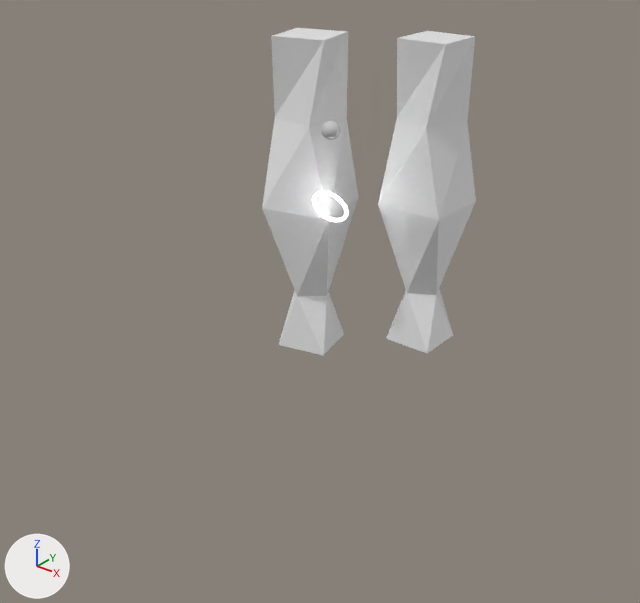
A saved change to the Blender file scene_1.blend.
Camera for both pictures: a 50 mm camera at (56.1, -71.9, 24.3) aimed at (1.0, -3.1, -18.4). The axes (+X, +Y, +Z) are drawn at lower left. The lights are the same throughout. The older version comes first.
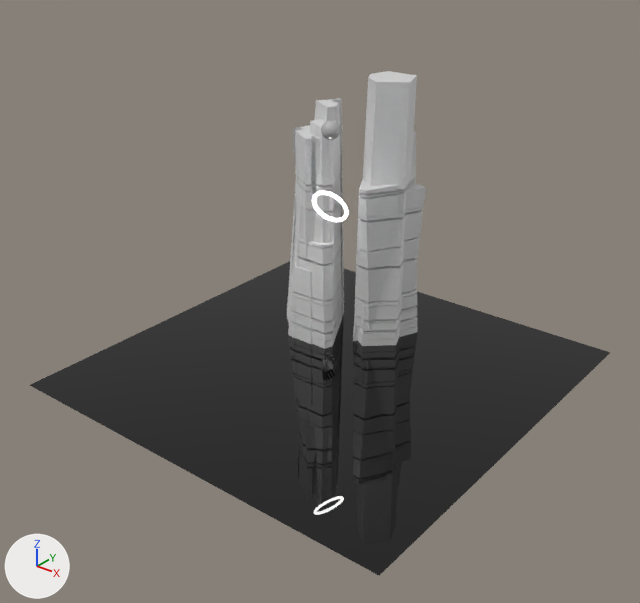
Location of each change, (x1, y1, x2, y2) in pixels of the pictures (640 x 603 px):
'water', added (black): after (30, 261, 610, 575)
'parametric-model', added: after (287, 71, 426, 349)
'Cube.001', deleted: before (378, 31, 476, 353)
'Cube.002', deleted: before (262, 28, 358, 355)
'Hand Retopology', added: after (322, 351, 335, 372)

Edits to the bpy script that builds the scene:
```text
Add mat_glossy_black:
    mat_glossy_black = principled_material('Glossy_black')
    mat_glossy_black.base_color = (0.0759, 0.0759, 0.0759)  # dark grey #4e4e4e
    mat_glossy_black.metallic = 0.3
    mat_glossy_black.roughness = 0.1
    mat_glossy_black.specular_ior_level = 1.0
Add mat_water:
    mat_water = principled_material('water')
    mat_water.base_color = (0.0, 0.0, 0.0)  # black #000000
    mat_water.roughness = 0.0
Add mat_rock:
    mat_rock = principled_material('rock')
    mat_rock.base_color = (0.8, 0.8, 0.8)  # white #e7e7e7
    mat_rock.metallic = 0.873
    mat_rock.roughness = 0.866
Add me_mesh_002:
    me_mesh_002.from_pydata(...)  # 381 vertices, 387 faces; spans x -3.0..3.01, y -2.64..2.65, z -2.05..2.05
    me_mesh_002.materials.append(mat_glossy_black)  # dark grey #4e4e4e
Add me_plane:
    me_plane.from_pydata([(-3.8, -3.8, 0.0), (3.8, -3.8, 0.0), (-3.8, 3.8, 0.0), (3.8, 3.8, 0.0)], [], [(0, 1, 3, 2)])
    me_plane.materials.append(mat_water)  # black #000000
Add me_parametric_model:
    me_parametric_model.from_pydata(...)  # 1674 vertices, 3296 faces; spans x -6.9..6.0, y -9.1..8.9, z 0.0..36.8
    me_parametric_model.materials.append(mat_rock)  # its picture is missing
Remove ob_cube_001:
    ob_cube_001 = bpy.data.objects.new('Cube.001', me_cube_003)
    ob_cube_001.location = (6.7, 9.0, -15.4)
    ob_cube_001.scale = (2.9, 2.9, 2.9)
Remove ob_cube_002:
    ob_cube_002 = bpy.data.objects.new('Cube.002', me_cube_004)
    ob_cube_002.location = (-7.0, 5.2, -16.9)
    ob_cube_002.rotation_euler = (0.0, 0.0, -1.343)  # degrees (0, 0, -77)
    ob_cube_002.scale = (3.13, 3.13, 3.13)
Add ob_hand_retopology:
    ob_hand_retopology = bpy.data.objects.new('Hand Retopology', me_mesh_002)
    ob_hand_retopology.location = (0.1, -0.3, -28.4)
    ob_hand_retopology.rotation_euler = (0.439, 0.471, 0.372)  # degrees (25, 27, 21)
    ob_hand_retopology.scale = (0.521, 0.521, 0.521)
Add ob_water:
    ob_water = bpy.data.objects.new('water', me_plane)
    ob_water.location = (0.0, 0.0, -28.6)
    ob_water.scale = (6.44, 6.44, 6.44)
Add ob_parametric_model:
    ob_parametric_model = bpy.data.objects.new('parametric-model', me_parametric_model)
    ob_parametric_model.location = (-4.7, 10.1, -33.2)
    ob_parametric_model.rotation_euler = (0.0, 0.0, 2.098)  # degrees (0, 0, 120)
```
